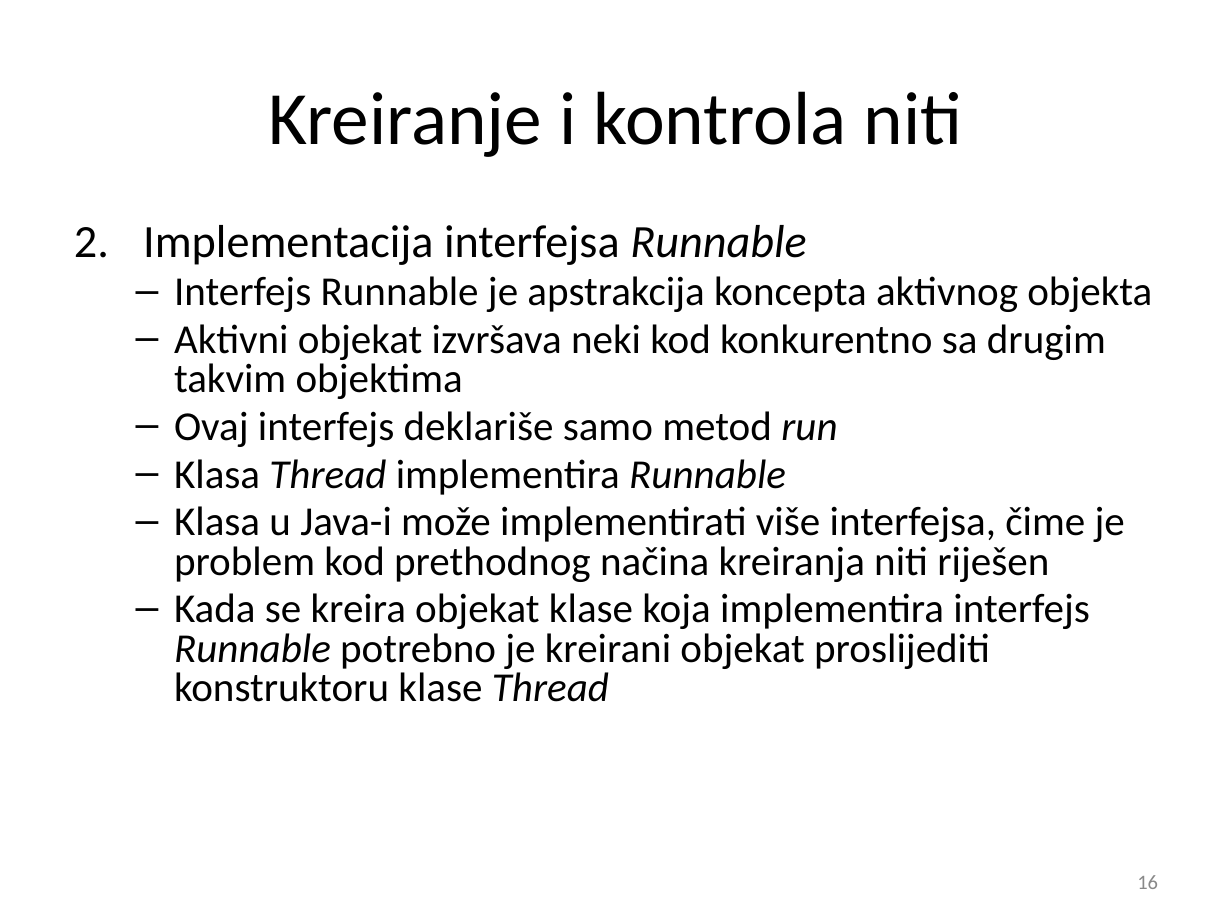
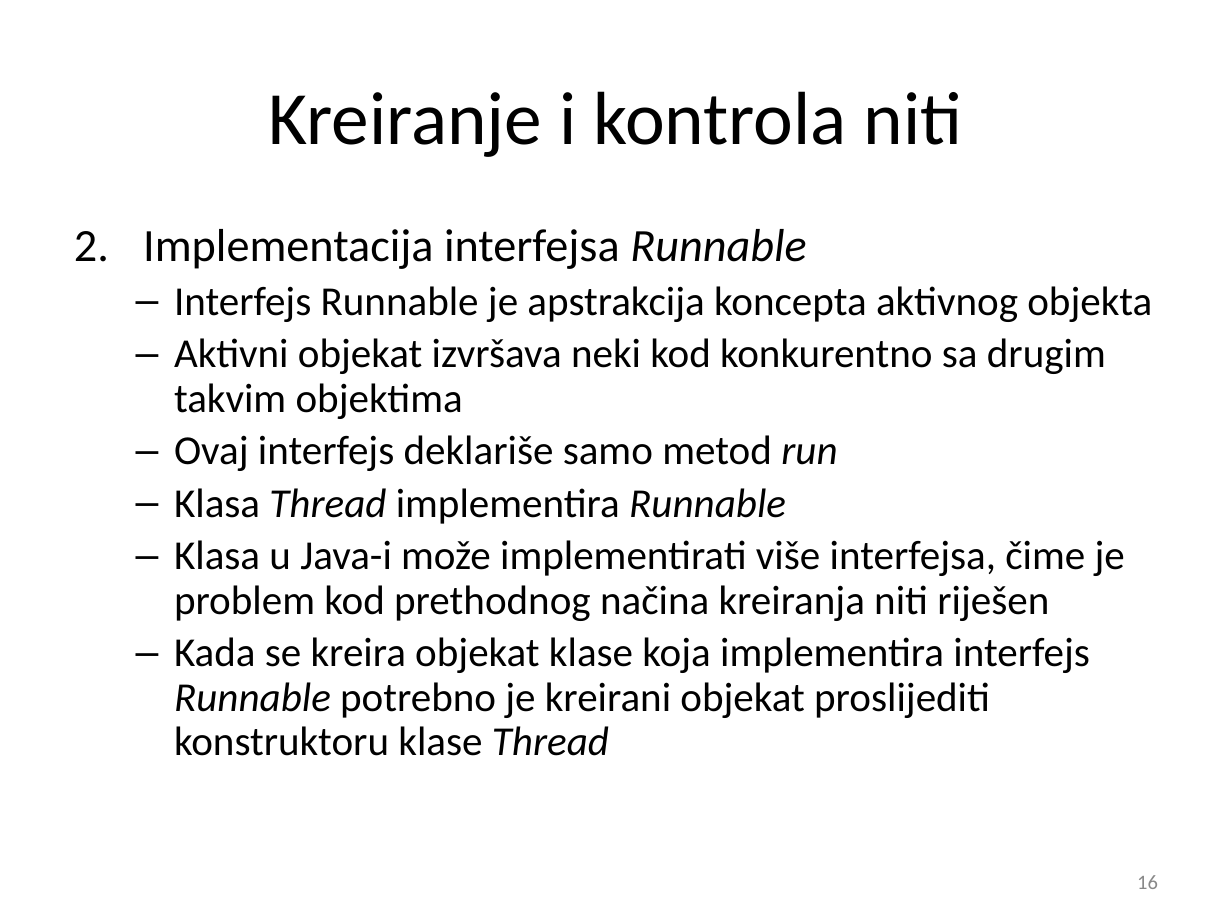
Before and after one commit to nnMan1/distribuirani_racunarski_sistemi, a slide deck: slide 16 of Materijali/Konkurentno programiranje/142940-Konkurentno programiranje.pptx. Drawn at 1232x924 pixels with LibreOffice and Linux fonts; fonts in the diff are those of the drawing. Boxes give left, top, right and bottom in pixels: in the first picture for what was removed or moved away, otherwise in the second. Text is boxed around its words. In the diff, an @@ line names an element or a change of style, - is before the commit and + after.

```diff
--- a/Materijali/Konkurentno programiranje/142940-Konkurentno programiranje.pptx
+++ b/Materijali/Konkurentno programiranje/142940-Konkurentno programiranje.pptx
@@ text "Implementacija interfejsa Runnable" at bbox=[143, 229, 1152, 756]: line spacing 0.8 to 0.9 @@
```
Also in this commit, not shown: 3 other slides changed.
